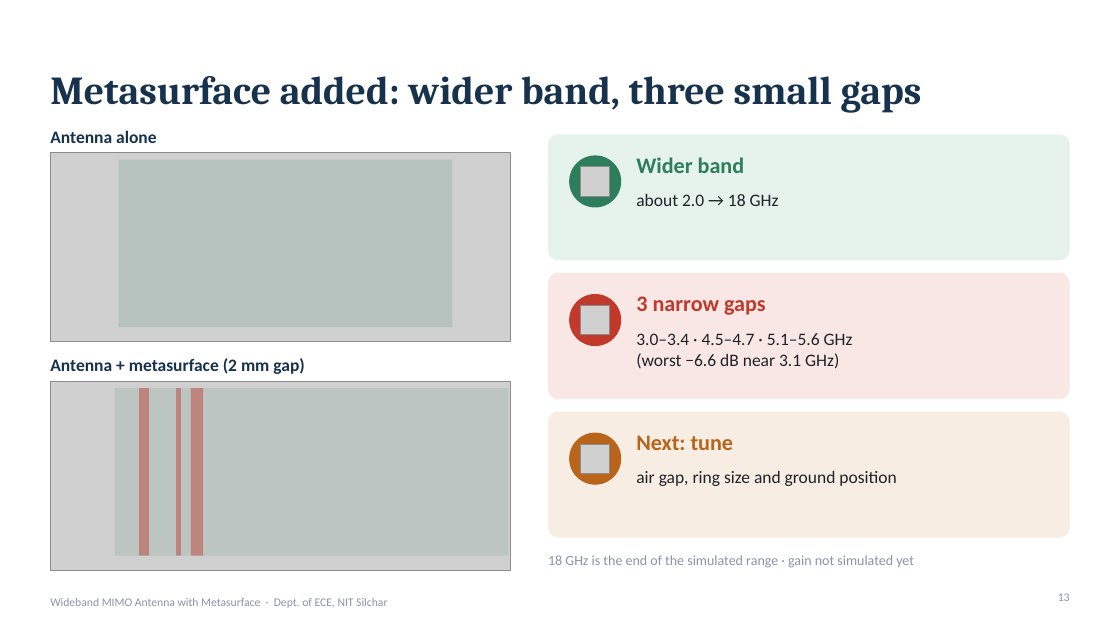
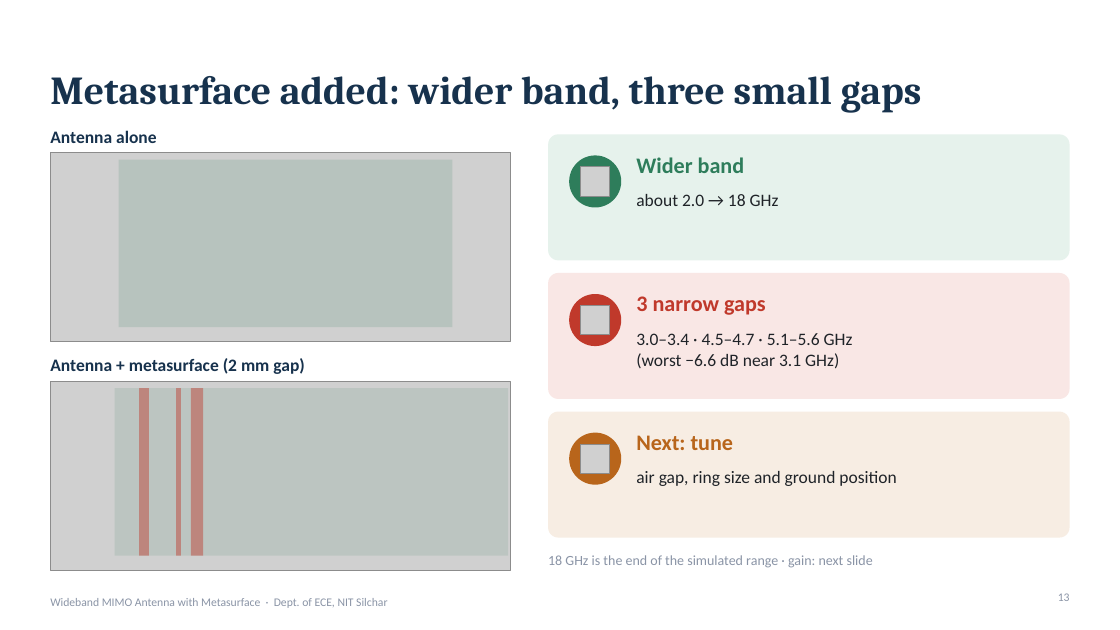
Before and after one commit to Ezed9/fyp-mimo-antenna-metasurface, a slide deck: slide 13 of presentation/FYP_Presentation.pptx. Drawn at 1120x630 pixels with LibreOffice and Linux fonts; fonts in the diff are those of the drawing; grey boxes stand for pictures. Boxes give left, top, right and bottom in pixels: in the first picture for what was removed or moved away, otherwise in the second. Text is boxed around its words. In the diff, an @@ line names an element or a change of style, - is before the commit and + after.

```diff
--- a/presentation/FYP_Presentation.pptx
+++ b/presentation/FYP_Presentation.pptx
@@ text at bbox=[548, 555, 873, 568]: text changed @@
-18 GHz is the end of the simulated range · gain not simulated yet
+18 GHz is the end of the simulated range · gain: next slide
```
Also in this commit, not shown: 5 other slides changed, 1 slide added, 2 other files.
